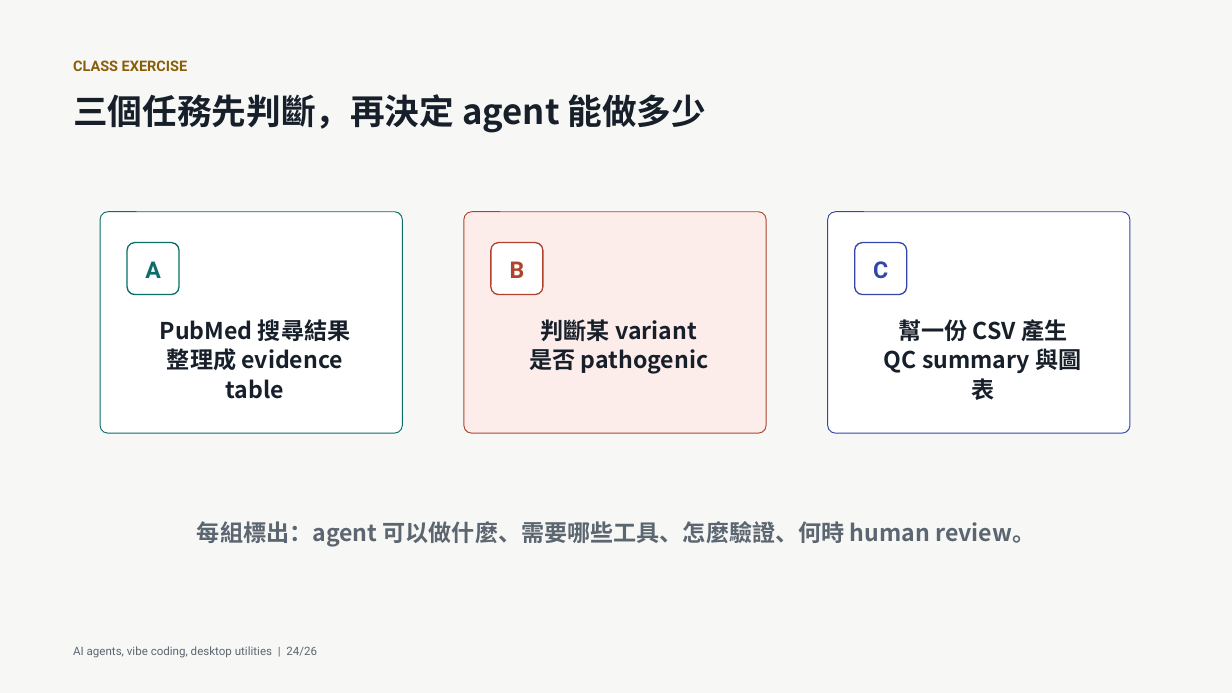
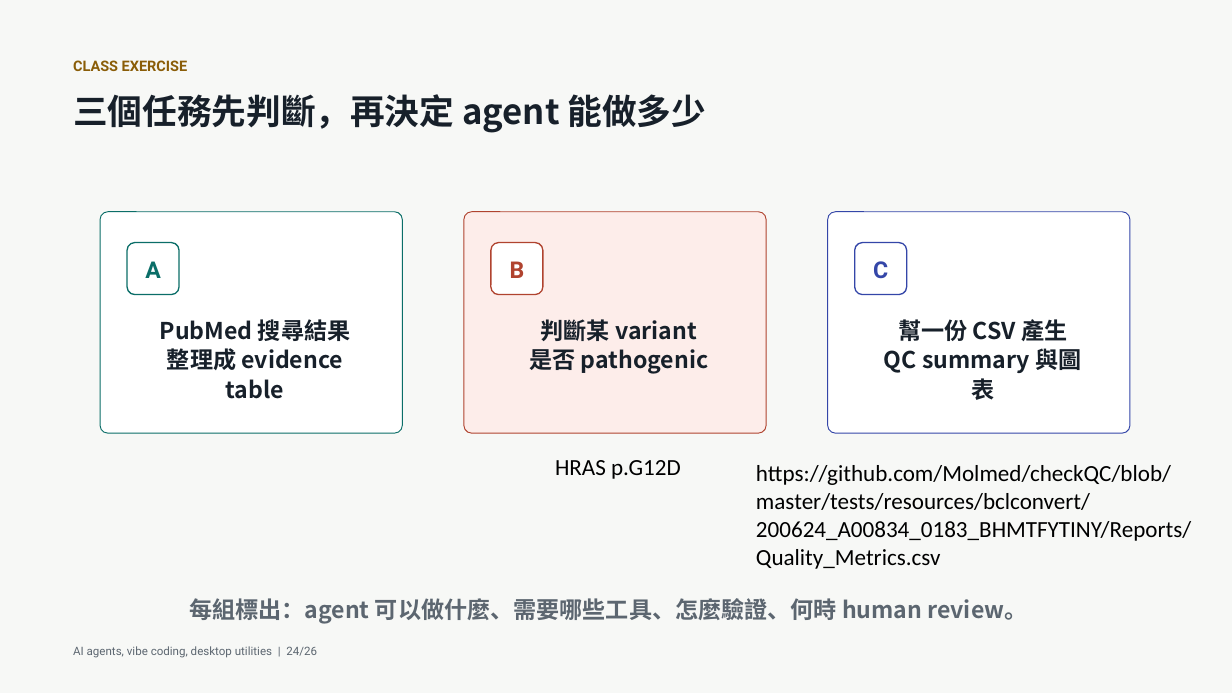
Before and after one commit to godkin1211/LLM_applications_on_BioMedicalData, a slide deck: slide 40 of slides/lesson-02-ai-agents-vibe-coding-desktop-utilities-animated.pptx (slide 31 before the commit). Drawn at 1232x693 pixels with LibreOffice and Linux fonts; fonts in the diff are those of the drawing. Boxes give left, top, right and bottom in pixels: in the first picture for what was removed or moved away, otherwise in the second. Text is boxed around its words. In the diff, an @@ line names an element or a change of style, - is before the commit and + after.

```diff
--- a/slides/lesson-02-ai-agents-vibe-coding-desktop-utilities-animated.pptx
+++ b/slides/lesson-02-ai-agents-vibe-coding-desktop-utilities-animated.pptx
@@ text added at (x1=555, y1=460, x2=681, y2=479), 18 pt, text #000000 @@
+HRAS p.G12D
@@ text added at (x1=756, y1=465, x2=1191, y2=569), 18 pt, text #000000 @@
+https://github.com/Molmed/checkQC/blob/master/tests/resources/bclconvert/200624_A00834_0183_BHMTFYTINY/Reports/Quality_Metrics.csv
@@ text "每組標出：agent 可以做什麼、需要哪些工具、怎麼驗證、何時 human review。" moved from (x1=197, y1=521, x2=1035, y2=546) to (x1=189, y1=598, x2=1028, y2=623) @@
```
Also in this commit, not shown: 3 other slides changed, 9 slides added, 1 other file.
